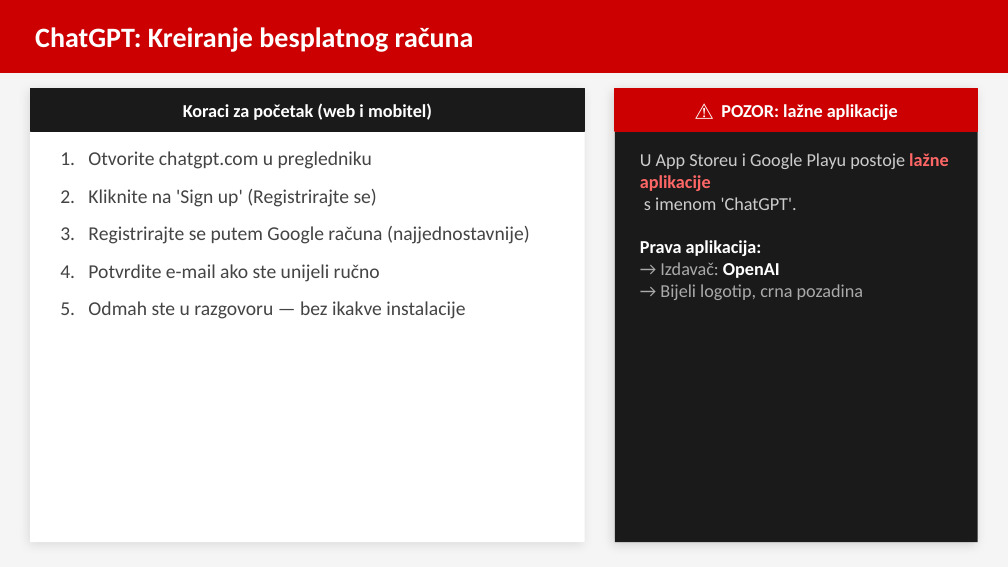
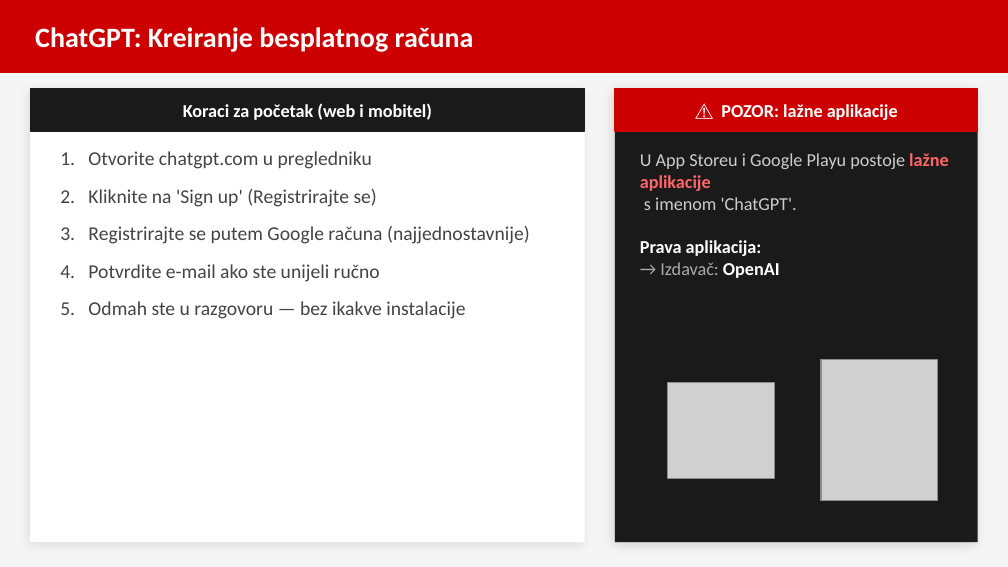
Before and after one commit to brunobilandzic/dipl, a slide deck: slide 10 of praksa/RAST/izradaprezentacije/AI_alati_prezentacija.pptx. Drawn at 1008x567 pixels with LibreOffice and Linux fonts; fonts in the diff are those of the drawing; grey boxes stand for pictures. Boxes give left, top, right and bottom in pixels: in the first picture for what was removed or moved away, otherwise in the second. Text is boxed around its words. In the diff, an @@ line names an element or a change of style, - is before the commit and + after.

```diff
--- a/praksa/RAST/izradaprezentacije/AI_alati_prezentacija.pptx
+++ b/praksa/RAST/izradaprezentacije/AI_alati_prezentacija.pptx
@@ text at (640, 197, 797, 278): text changed; text colour #AAAAAA to #FFFFFF @@
-s imenom 'ChatGPT'.
-Prava aplikacija:
-→ Izdavač: OpenAI
-→ Bijeli logotip, crna pozadina
+s imenom 'ChatGPT'.
+Prava aplikacija:
+→ Izdavač: OpenAI
@@ picture added at (667, 383, 774, 479) @@
@@ picture added at (822, 360, 938, 501) @@
```
Also in this commit, not shown: 8 other slides changed, 3 slides added, 1 slide removed, 1 other file.
